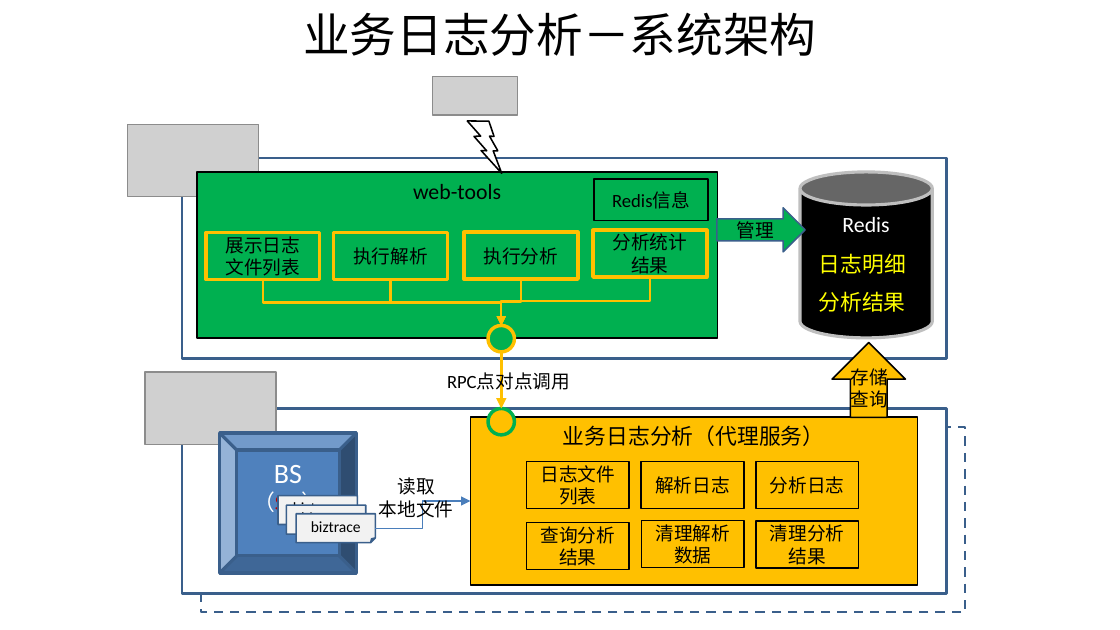
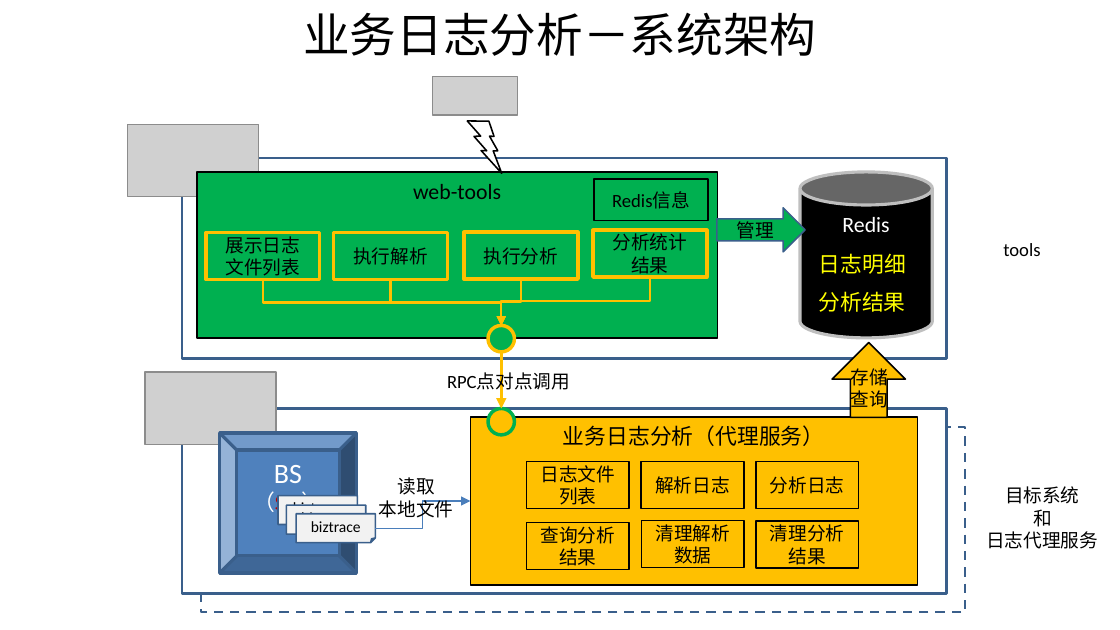
Before and after one commit to shiyunlai/tistools, a slide deck: slide 15 of TIStools.pptx. Drawn at 1120x630 pixels with LibreOffice and Linux fonts; fonts in the diff are those of the drawing; grey boxes stand for pictures. Boxes give left, top, right and bottom in pixels: in the first picture for what was removed or moved away, otherwise in the second. Text is boxed around its words. In the diff, an @@ line names an element or a change of style, - is before the commit and + after.

```diff
--- a/TIStools.pptx
+++ b/TIStools.pptx
@@ text added at [1003,243,1040,256], 12 pt, text #000000 @@
+tools
@@ text added at [986,486,1098,549], 12 pt, text #000000 @@
+目标系统
+和
+日志代理服务
```
Also in this commit, not shown: 3 other files.
